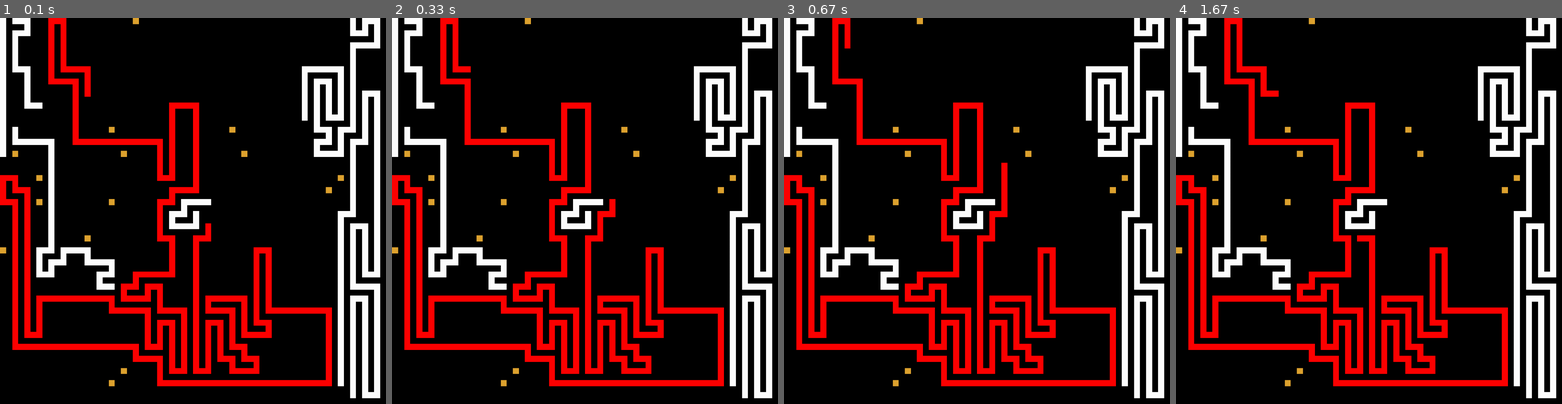
Above: before the commit, frames 1-4 (left to right).
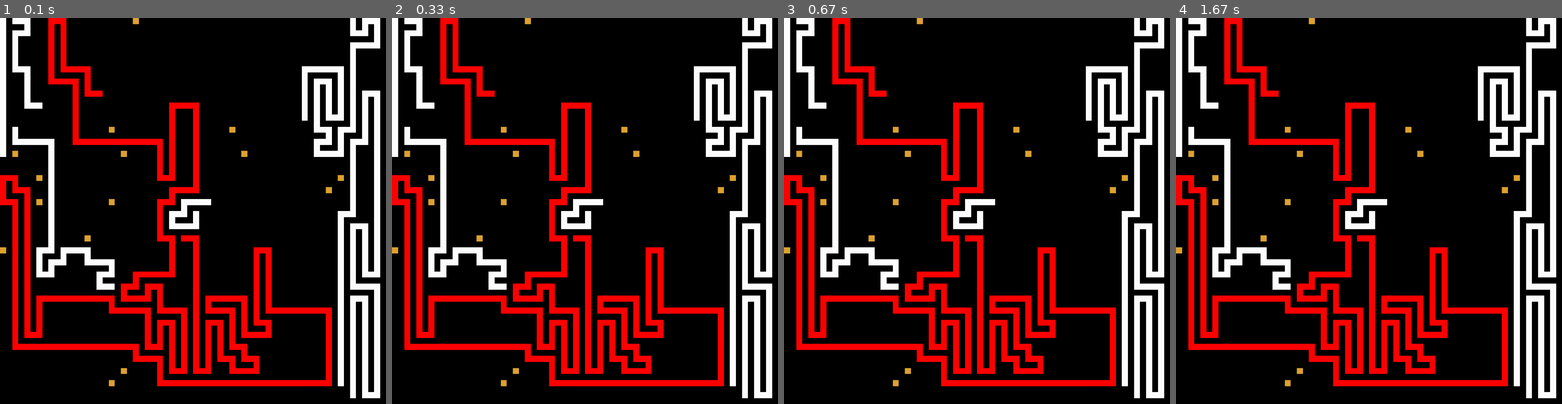
Above: after the commit, the same moments.

Repository: JesperFritsch/snake_sim
Game: pygame game, started from test/tests/autosnake2_test.py
Two runs of this game, one before a commit and one after it. Both use one fixed random seed, a clock stepped at 60 frames per second and the inputs below.
Inputs:
- Up to frame 1 (0.1 s): no input
- Up to frame 2 (0.33 s): no input
- Up to frame 3 (0.67 s): tap Ctrl at 0.33 s
- Up to frame 4 (1.67 s): no input

The runs differ from the first frame. In frame 1, 0.2% of the frame differs, in the area x 23-55%, y 18-58%; in frame 2, 0.5%; in frame 3, 0.9%, in the area x 15-58%, y 7-58%; in frame 4, nothing differs.

Commit message:
Corrected get_areas_fast()

Diff:
--- a/snakes/autoSnake4.py
+++ b/snakes/autoSnake4.py
@@ -172,8 +172,6 @@
         s_x, s_y = s_coord
         n_coords = ((s_x, s_y-1),(s_x+1, s_y),(s_x, s_y+1),(s_x-1, s_y))
         corner_coords = ((s_x+1, s_y-1), (s_x+1, s_y+1), (s_x-1, s_y+1), (s_x-1, s_y-1))
-        # print(n_coords)
-        nr_splits = 0
         i = -1
         curr_area_len = 0
         for n_coord in n_coords:
@@ -186,27 +184,25 @@
                     if curr_area_len != 0:
                         areas.append(curr_area)
                         curr_area = deque()
-                        nr_splits += 1
                         curr_area_len = 0
                 corner_coord = corner_coords[i]
                 if self.env.is_inside(corner_coord):
-                    if self.map[corner_coord[1], corner_coord[0]] != self.env.FREE_TILE and self.map[corner_coord[1], corner_coord[0]] != self.env.FOOD_TILE:
+                    if s_map[corner_coord[1], corner_coord[0]] != self.env.FREE_TILE and s_map[corner_coord[1], corner_coord[0]] != self.env.FOOD_TILE:
                         if curr_area_len != 0:
                             areas.append(curr_area)
                             curr_area = deque()
-                            nr_splits += 1
                             curr_area_len = 0
             else:
                 if curr_area_len != 0:
-                        areas.append(curr_area)
-                        curr_area = deque()
-                        nr_splits += 1
-                        curr_area_len = 0
+                    areas.append(curr_area)
+                    curr_area = deque()
+                    curr_area_len = 0
         if curr_area_len != 0:
             areas.append(curr_area)
-        if nr_splits >= 1:
-            lu_corn = (s_x-1, s_y-1)
-            if self.env.is_inside(lu_corn) and (s_map[lu_corn[1], lu_corn[0]] == self.env.FREE_TILE or s_map[lu_corn[1], lu_corn[0]] == self.env.FOOD_TILE):
+        #if the last area is connected to the first area, merge them
+        if areas[0][0] == n_coords[0] and areas[-1][-1] == n_coords[-1]:
+            lu_corn = corner_coords[-1]
+            if s_map[lu_corn[1], lu_corn[0]] == self.env.FREE_TILE or s_map[lu_corn[1], lu_corn[0]] == self.env.FOOD_TILE:
                 areas[0].extend(areas.pop())
         return areas
 
@@ -217,7 +213,7 @@
                 return True
         return False
 
-    def area_check(self, s_map, body_coords, start_coord, tile_count=1, food_count=0, max_index=0, checked=None, depth=0):
+    def area_check(self, s_map, body_coords, start_coord, tile_count=0, food_count=0, max_index=0, checked=None, depth=0):
         current_coords = deque([start_coord])
         to_be_checked = deque()
         if checked is None:
@@ -229,11 +225,18 @@
         has_tail = False
         done = False
         total_steps = 0
+        tile_count += 1
+        if s_map[start_coord[1], start_coord[0]] == self.env.FOOD_TILE:
+            food_count += 1
         checked[start_coord[1], start_coord[0]] = True
         while current_coords:
             curr_coord = current_coords.popleft()
             # c_x, c_y = curr_coord
-            areas = self.get_areas_fast(s_map, curr_coord)
+            if tile_count > 1:
+                #if it is the first tile then an area search could be incorrect if the head is one step away from a
+                areas = self.get_areas_fast(s_map, curr_coord)
+            else:
+                areas = []
             # map_copy = self.show_search(s_map.copy(), coord=curr_coord, checked=checked)
             # self.print_map(map_copy)
             # print('areas: ', areas)
@@ -268,25 +271,42 @@
                 # break
             if done:
                 break
+        # print('AT THE END!!!!!!')
+        # print('total_steps: ', total_steps)
+        # print('needed_steps: ', needed_steps)
+        # print('body_len: ', body_len)
+        # print('max_index: ', max_index)
+        # print('food_count: ', food_count)
+        # print('AT THE END!!!!!!')
         if not is_clear:
             while to_be_checked:
                 coord = to_be_checked.popleft()
-                area_check = self.area_check(s_map, body_coords, coord, checked=checked, depth=depth+1)
+                area_check = self.area_check(
+                    s_map,
+                    body_coords,
+                    coord,
+                    tile_count=tile_count,
+                    food_count=food_count,
+                    checked=checked,
+                    depth=depth+1)
                 if area_check['is_clear']:
                     return area_check
-                else:
-                    if area_check['max_index'] > max_index:
-                        max_index = area_check['max_index']
-                        food_count += area_check['food_count']
-                        tile_count += area_check['tile_count']
-                        total_steps = tile_count - food_count
-                        needed_steps = body_len - max_index
-                        if total_steps >= needed_steps:
-                            is_clear = True
-                            break
-                    elif area_check['has_tail']:
-                        is_clear = True
-                        break
+                # else:
+                #     check_food_count = food_count + area_check['food_count']
+                #     check_tile_count = tile_count + area_check['tile_count']
+                #     total_steps = check_tile_count - check_food_count
+                #     needed_steps = body_len - area_check['max_index']
+                #     max_index = area_check['max_index']
+                #     print('total_steps: ', total_steps)
+                #     print('needed_steps: ', needed_steps)
+                #     print('body_len: ', body_len)
+                #     print('max_index: ', area_check['max_index'])
+                #     print('food_count: ', food_count)
+                #     if total_steps >= needed_steps:
+                #         food_count = check_food_count
+                #         tile_count = check_tile_count
+                #         is_clear = True
+                #         break
 
         result = {
                     'is_clear': is_clear,
@@ -295,6 +315,7 @@
                     'food_count': food_count,
                     'has_tail': has_tail,
                     'max_index': max_index,
+                    'start_coord': start_coord,
                 }
         # print(result)
         # print('depth: ', depth)
@@ -453,6 +474,18 @@
         if current_results['depth'] >= length + safety_buffer:
             current_results['free_path'] = True
             return current_results
+
+        area_checks = {}
+        for tile in valid_tiles:
+            area_check = self.area_check(s_map, body_coords, tile)
+            area_checks[tile] = area_check
+            # print(tile, area_check)
+            if area_check['has_tail']:
+                current_results['free_path'] = True
+                current_results['len_gain'] = area_check['food_count']
+                current_results['depth'] = length
+                return current_results
+
         if planned_route:
             planned_tile = planned_route.pop()
             if planned_tile and planned_tile in valid_tiles:
@@ -491,15 +524,7 @@
         #     valid_tiles.sort(key=lambda x: 0 if x == target_tile else 1)
         # else:
         #     target_tile = self.target_tile(s_map, body_coords, recurse_mode=True)
-        area_checks = {}
-        for tile in valid_tiles:
-            area_check = self.area_check(s_map, body_coords, tile)
-            area_checks[tile] = area_check
-            if area_check['has_tail']:
-                current_results['free_path'] = True
-                current_results['len_gain'] = area_check['food_count']
-                current_results['depth'] = length
-                return current_results
+        # self.print_map(s_map)
 
         if valid_tiles:
             for tile in valid_tiles:
@@ -509,8 +534,8 @@
                     continue
                 # c_time = time()
                 # map_copy = self.show_search(s_map.copy(), coord=tile)
-                # self.print_map(map_copy)
                 area_check = area_checks[tile]
+
                 # area_check = self.area_check(s_map, body_coords, tile)
                 if not area_check['is_clear']:
                     best_results['depth'] = max(best_results['depth'], area_check['tile_count'])
